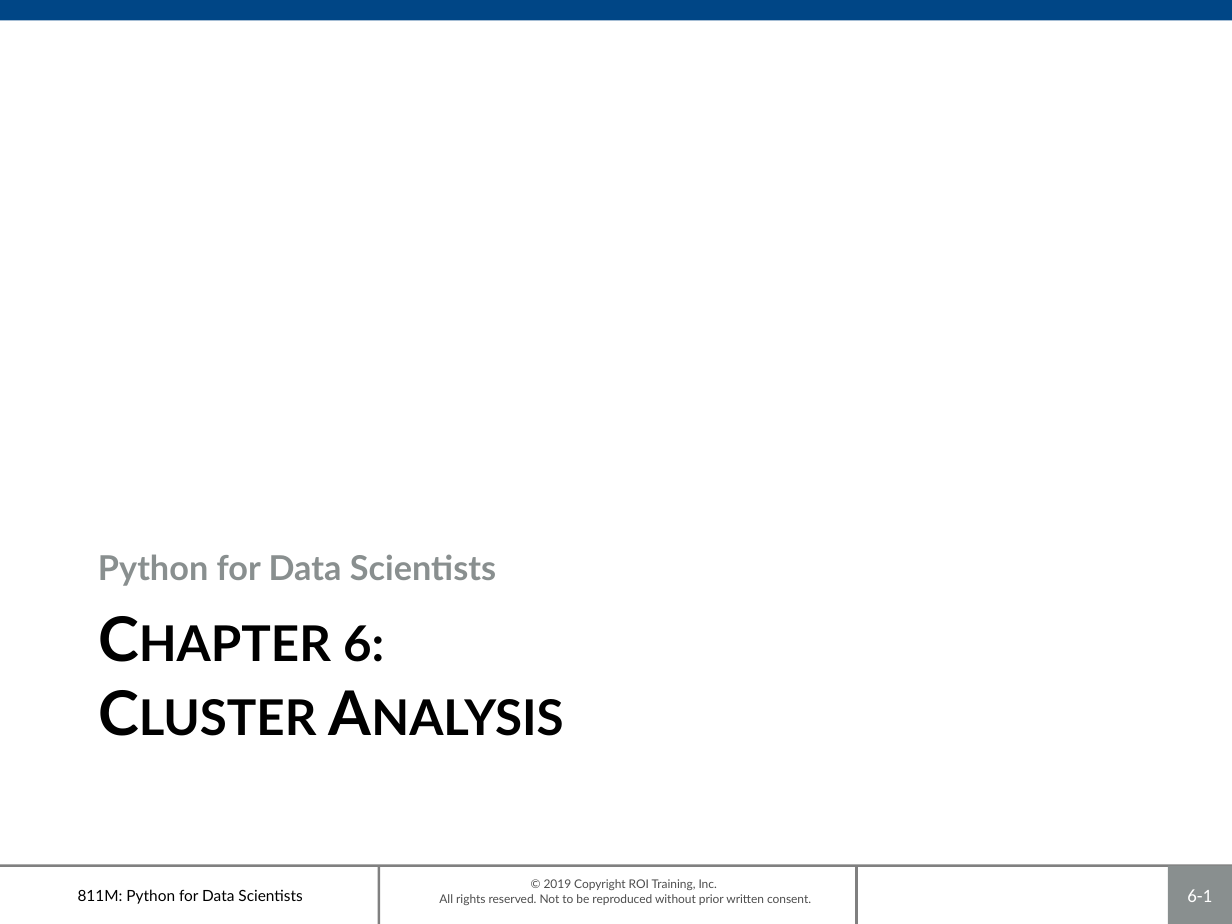
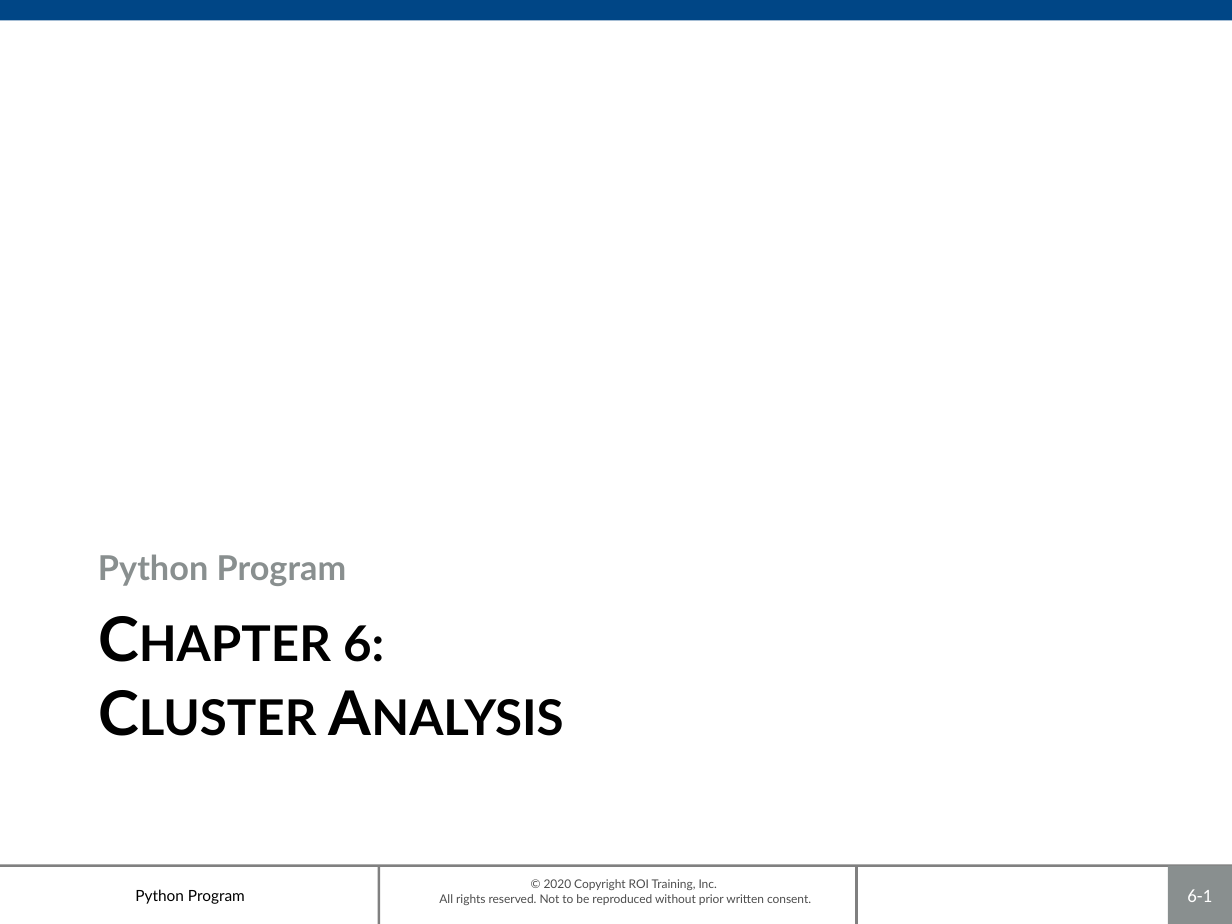
Before and after one commit to roitraining/PythonProgram, a slide deck: slide 1 of Day6-ClusterAnalysis/Ch06-ClusterAnalysis.pptx. Drawn at 1232x924 pixels with LibreOffice and Linux fonts; fonts in the diff are those of the drawing; background and template pictures are left out. Boxes give left, top, right and bottom in pixels: in the first picture for what was removed or moved away, otherwise in the second. Text is boxed around its words. In the diff, an @@ line names an element or a change of style, - is before the commit and + after.

```diff
--- a/Day6-ClusterAnalysis/Ch06-ClusterAnalysis.pptx
+++ b/Day6-ClusterAnalysis/Ch06-ClusterAnalysis.pptx
@@ text at <box>98,554,347,586</box>: text changed @@
-Python for Data Scientists
+Python Program
@@ text at <box>135,889,245,904</box>: text changed @@
-811M: Python for Data Scientists
+Python Program
@@ text at <box>439,879,811,905</box>: text changed @@
-© 2019 Copyright ROI Training, Inc.
-All rights reserved. Not to be reproduced without prior written consent.
+© 2020 Copyright ROI Training, Inc.
+All rights reserved. Not to be reproduced without prior written consent.
```
Also in this commit, not shown: 19 other slides changed, 1 other file.
